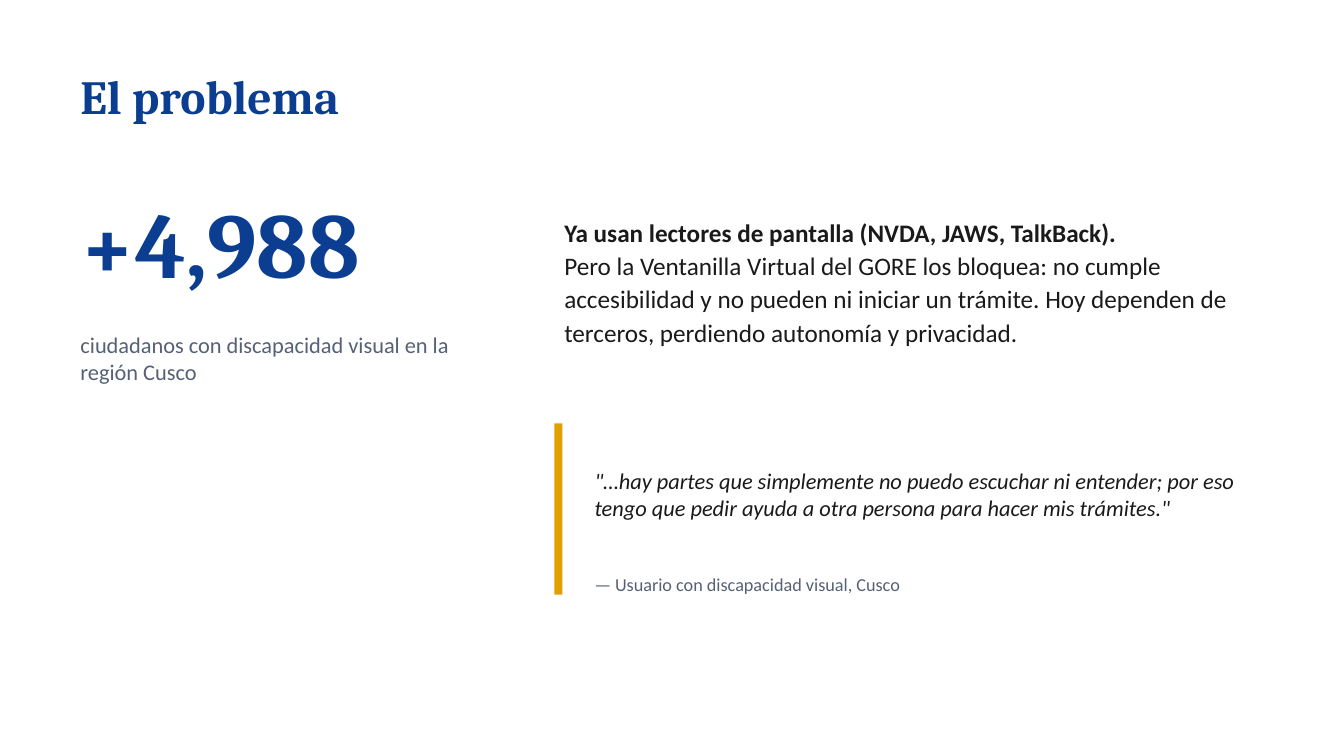
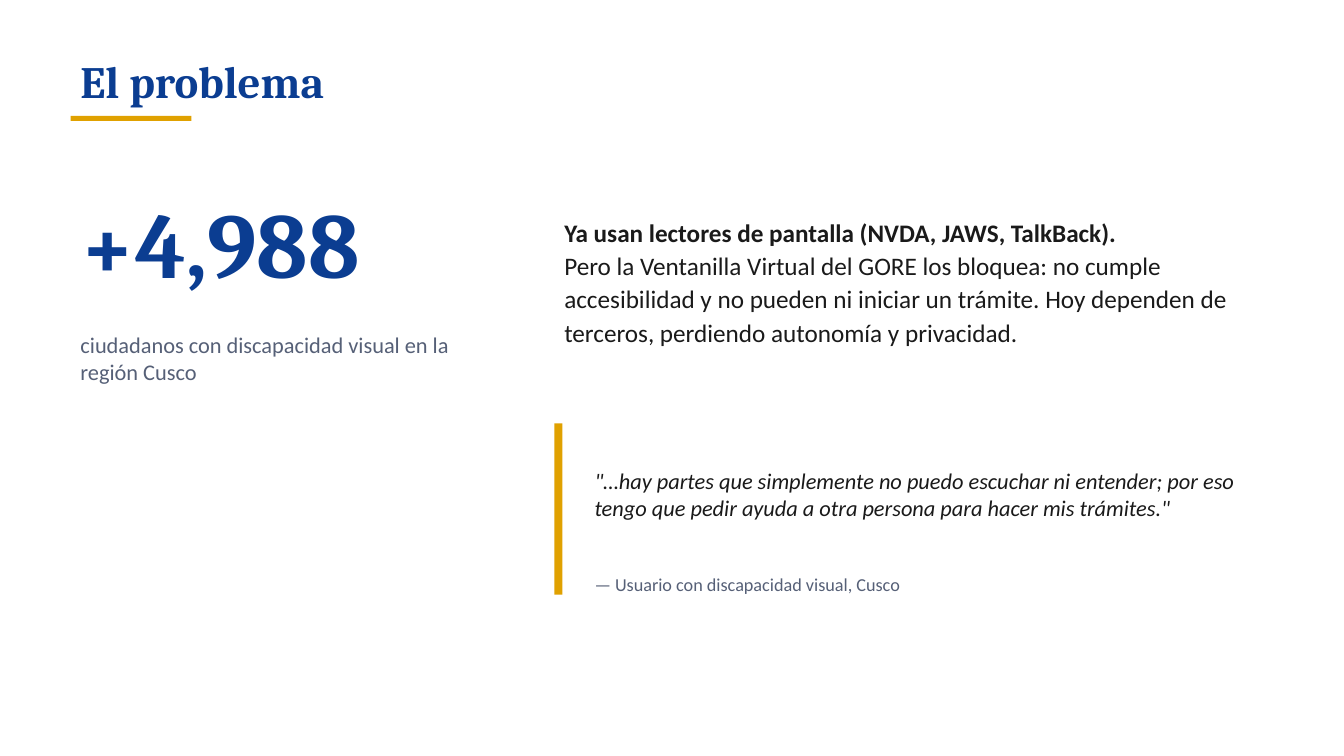
Before and after one commit to rodrigocabrera663-bot/ventanilla-inclusiva, a slide deck: slide 2 of Ventanilla-Inclusiva.pptx. Drawn at 1344x756 pixels with LibreOffice and Linux fonts; fonts in the diff are those of the drawing. Boxes give left, top, right and bottom in pixels: in the first picture for what was removed or moved away, otherwise in the second. Text is boxed around its words. In the diff, an @@ line names an element or a change of style, - is before the commit and + after.

```diff
--- a/Ventanilla-Inclusiva.pptx
+++ b/Ventanilla-Inclusiva.pptx
@@ text "El problema": place and size @@
-text "El problema" at [80,81,339,124]
+text "El problema" at [80,67,324,108]
@@ text "El problema" at [80,67,324,108]: size 34 to 32 pt @@
@@ rectangle added at [71,116,192,121], fill #E0A100 @@
```
Also in this commit, not shown: 4 other slides changed, 3 slides added, 2 slides removed, 5 other files.
